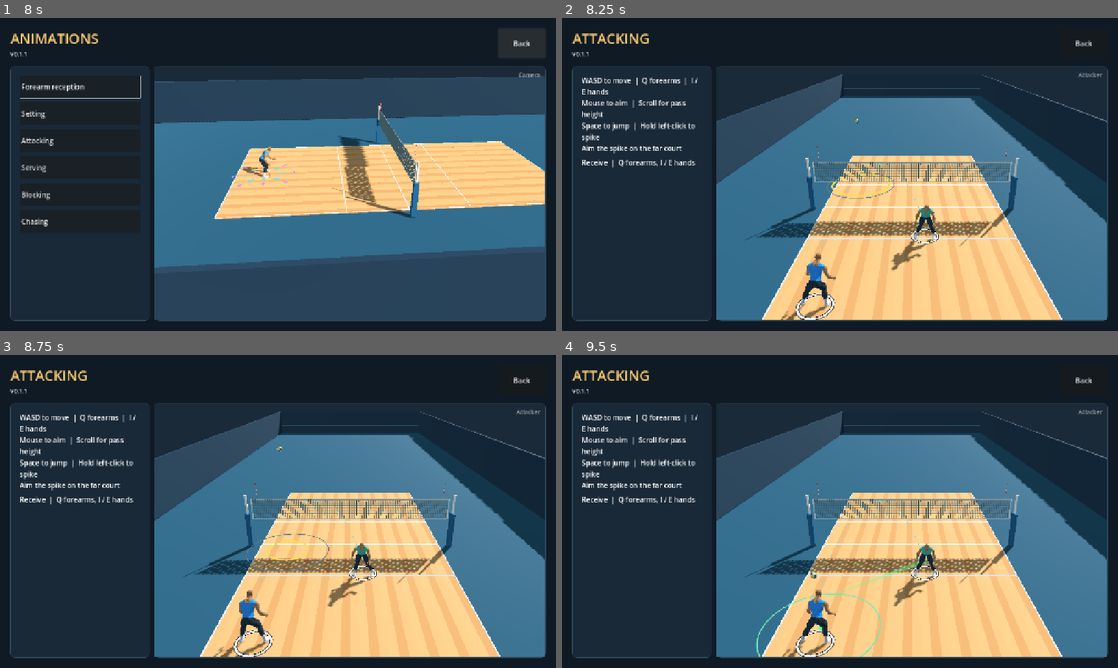
Above: before the commit, frames 1-4 (two rows, left to right).
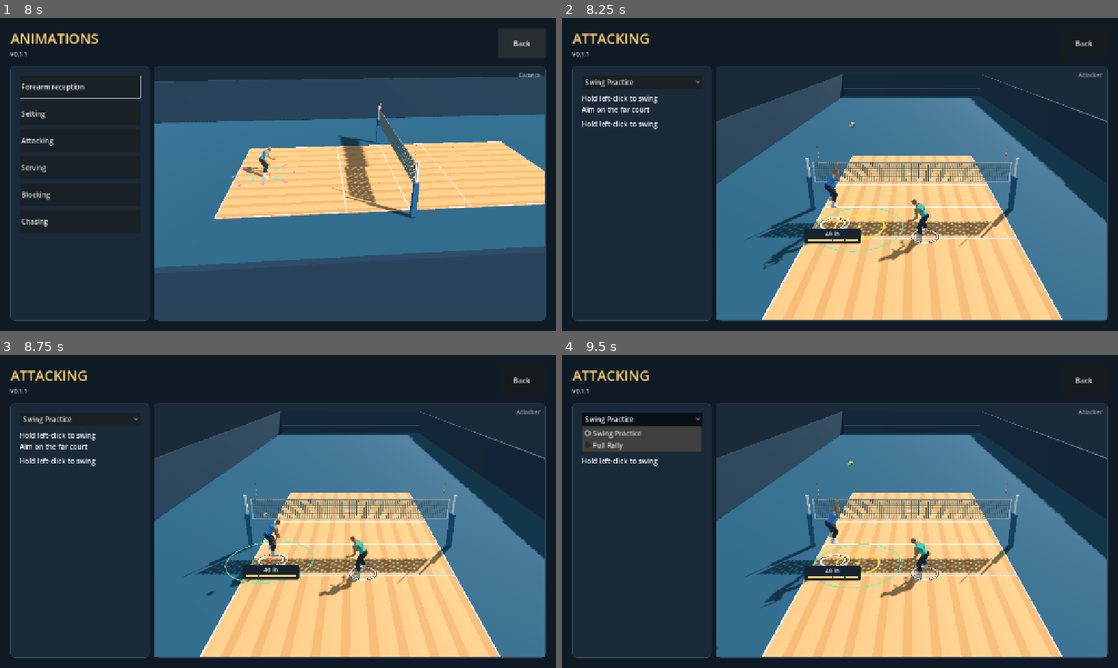
Above: after the commit, the same moments.

Repository: foreandr/volleyball
Game: Godot game, scene res://scenes/main.tscn
The game is run twice, just before and just after one commit, with the same random seed, the same clock (stepped at 60 frames per second) and the same inputs.
Inputs (mouse positions are in pixels of both pictures, inside the frame that each line leads up to):
- Up to frame 1 (8 s): click "Story" at 0.5 s; click "New" at 1.25 s; click "Back" at 2 s; click "New" at 2.75 s; click "Save" at 3.5 s; click "Forearm reception" at 4.25 s; click "Play all" at 5 s; click "Next" at 5.75 s; click "Next" at 6.5 s; click "Back" at 7.25 s
- Up to frame 2 (8.25 s): click "Attacking" at 8 s
- Up to frame 3 (8.75 s): no input
- Up to frame 4 (9.5 s): click (639, 417) at 8.75 s, where only the run after the commit has a clickable "Swing Practice"

Frame 1 is identical in both runs. In frame 2, 4.1% of the frame differs, in the area x 3-68%, y 18-97%; in frame 3, 3.9%; in frame 4, 6.0%.

Commit message:
Add quick airborne swing practice

Diff:
--- a/scripts/attack_drill.gd
+++ b/scripts/attack_drill.gd
@@ -16,6 +16,8 @@
 const SWING_CONTACT_HEIGHT := 2.45
 const SWING_FOLLOW_TIME := 0.30
 var stage := Stage.SERVE
+var swing_practice := true
+var swing_button_down := false
 var stage_start := 0.0
 var serve_target: Vector3
 var pass_origin: Vector3
@@ -76,8 +78,40 @@
 		add_child(swing_target)
 	swing_target.hide()
 	timing_cue.hide()
+	if swing_practice:
+		start_swing_practice()
+		return
 	status.text = "Receive  |  Q forearms, I / E hands"
 	trace.begin_feed({"mode":"attacking","source":ATTACK_SERVE_SOURCE,"serve_velocity":serve_velocity,"pin":PIN})
+
+func set_swing_practice(enabled: bool) -> void:
+	swing_practice = enabled
+	swing_button_down = false
+	reset_feed()
+
+func start_swing_practice() -> void:
+	stage = Stage.SET
+	bump.hide()
+	setter.position = PIN+Vector3(0.13,RECEIVE_START.y-PIN.y,-0.48)
+	jump.begin(setter,Vector2(0.0,0.65))
+	for frame in range(23): jump.step(setter,1.0/60.0,Vector2.ZERO)
+	jump.release()
+	receiver.rotation.y = atan2(PIN.x-CPU_HOME.x,PIN.z-CPU_HOME.z)
+	var source := receiver.to_global(Vector3(0.0,HandPose.CONTACT_HEIGHT,HandPose.CONTACT_FORWARD))
+	var velocity := set_toward_pin(source)
+	var lead := 0.62
+	var preroll := descending_time(source,velocity,PIN_HEIGHT)-lead
+	pass_origin = flight_point(source,velocity,preroll)
+	pass_motion = velocity+Vector3.DOWN*Flight.GRAVITY*preroll
+	pin_arrival = lead
+	flight_end = Flight.landing_time(pass_origin,pass_motion)
+	ball.position = pass_origin
+	region.show()
+	aim_swing(swing_aim)
+	swing_target.show()
+	if swing_button_down: swing_started = clock
+	status.text = "Hold left-click to swing"
+	trace.begin_feed({"mode":"swing_practice","source":pass_origin,"velocity":pass_motion,"pin":PIN})
 
 func set_key() -> int:
 	return KEY_Q if stage == Stage.SERVE else KEY_NONE
@@ -123,6 +157,7 @@
 	swing_target.position = Vector3(swing_aim.x,0.065,swing_aim.z)
 
 func swing_input(pressed: bool) -> void:
+	swing_button_down = pressed
 	if stage != Stage.SET: return
 	if not pressed:
 		if is_finite(swing_started) and not is_finite(swing_released): swing_released = clock
@@ -134,7 +169,7 @@
 	trace.write("swing_start",clock,{"player":setter.position,"aim":swing_aim},true)
 
 func swing_charge() -> float:
-	return clampf((minf(clock,swing_released if is_finite(swing_released) else clock)-swing_started)/SWING_CHARGE_TIME,0.0,1.0)
+	return clampf((minf(clock,swing_released if is_finite(swing_released) else clock)-swing_started)/(0.36 if swing_practice else SWING_CHARGE_TIME),0.0,1.0)
 
 func queue_set() -> void:
 	if stage != Stage.SERVE: return
@@ -172,11 +207,12 @@
 					bump.follow_forearm(receive_time,serve_velocity+Vector3.DOWN*Flight.GRAVITY*bump.touch_time)
 			play_cpu_set(time,delta)
 		Stage.SET:
-			cpu_set.update_hand_push(cpu_set.release_time+time,cpu_set.release_time+time-cpu_set.touch_time)
+			if not swing_practice:
+				cpu_set.update_hand_push(cpu_set.release_time+time,cpu_set.release_time+time-cpu_set.touch_time)
 			play_pin_ball(time)
 		Stage.HIT: play_spike(time)
 		Stage.MISS:
-			if time >= 0.85: reset_feed()
+			if time >= (0.26 if swing_practice else 0.85): reset_feed()
 	if stage == Stage.SERVE or stage == Stage.SET: trace.check_contact(bump.contact_check)
 	if clock >= trace.next_sample: trace.sample(clock,trace_snapshot(clock-stage_start))
 
@@ -315,7 +351,7 @@
 		ball.position = flight_point(pass_origin,pass_motion,minf(time,end))
 	if time < SWING_FOLLOW_TIME:
 		pose_bow_draw(1.0-smoothstep(0.11,SWING_FOLLOW_TIME,time))
-	if time >= end+0.48 and not jump.active: reset_feed()
+	if time >= end+(0.22 if swing_practice else 0.48) and not jump.active: reset_feed()
 
 func pose_bow_draw(weight: float) -> void:
 	var rig: Skeleton3D = setter.skeleton
--- a/scripts/story_animations.gd
+++ b/scripts/story_animations.gd
@@ -295,21 +295,26 @@
 	angle_control.hide()
 	angle_control.pending = false
 	var modes := OptionButton.new()
-	modes.name = "SettingType"
-	for mode in MOVE_TYPES["Setting"]: modes.add_item(mode)
-	modes.select(type_indices.get("Setting",0))
+	modes.name = "AttackingType" if attack else "SettingType"
+	var mode_category := "Attacking" if attack else "Setting"
+	var mode_names: Array = ["Swing Practice","Full Rally"] if attack else MOVE_TYPES["Setting"]
+	for mode in mode_names: modes.add_item(mode)
+	modes.select(type_indices.get(mode_category,0))
 	content.add_child(modes)
-	modes.visible = not attack
 	var controls_hint := label("",16)
 	controls_hint.autowrap_mode = TextServer.AUTOWRAP_WORD_SMART
 	var show_mode := func(index: int):
+		if attack:
+			controls_hint.text = "Hold left-click to swing\nAim on the far court" if index == 0 else "WASD to move  |  Q forearms  |  I / E hands\nMouse to aim  |  Scroll for pass height\nSpace to jump  |  Hold left-click to spike"
+			return
 		controls_hint.text = "WASD to move  |  Tap Q to bump set\nMouse to aim  |  Scroll to change height" if index == 1 else "WASD to move  |  Tap E to set\nMouse to aim  |  Scroll to change height\nSpace jump  |  7 to 40 in"
-	if attack: controls_hint.text = "WASD to move  |  Q forearms  |  I / E hands\nMouse to aim  |  Scroll for pass height\nSpace to jump  |  Hold left-click to spike\nAim the spike on the far court"
-	else: show_mode.call(modes.selected)
+	show_mode.call(modes.selected)
 	modes.item_selected.connect(func(index: int):
-		type_indices["Setting"] = index
-		setting_drill.set_bump_mode(index == 1)
-		show_mode.call(index))
+		type_indices[mode_category] = index
+		if attack: setting_drill.set_swing_practice(index == 0)
+		else: setting_drill.set_bump_mode(index == 1)
+		show_mode.call(index)
+		preview.grab_focus())
 	content.add_child(controls_hint)
 	drill_status = label("",16)
 	drill_status.autowrap_mode = TextServer.AUTOWRAP_WORD_SMART
@@ -334,6 +339,7 @@
 	preview_camera.position = Vector3(0,7.5,-11.2)
 	preview_camera.look_at(SETTING_CAMERA_FOCUS)
 	setting_drill = preload("res://scripts/attack_drill.gd").new() if attack else preload("res://scripts/setting_drill.gd").new()
+	if attack: setting_drill.swing_practice = modes.selected == 0
 	preview_player.get_parent().add_child(setting_drill)
 	setting_drill.configure(preview_player,drill_status,modes.selected == 1,build_label)
 	if attack: setting_drill.bump.set_custom_backward(load_custom_backward_clip())
